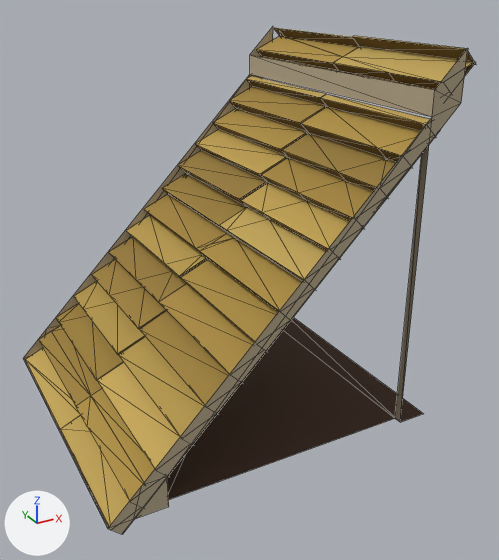
The glTF model houses/roof-high-thatch.glb, before and after one commit.
Camera for both pictures: a 50 mm lens placed at (-0.917, -1.892, 1.312), pointed at (0.063, -0.11, 0.421). Every picture has the same lights, and +X, +Y and +Z are marked at lower left. The picture after the commit comes second. Mesh edges are drawn as thin lines. Vertices at exactly the same position are counted once.

The first picture shows 'roof-high-thatch'.
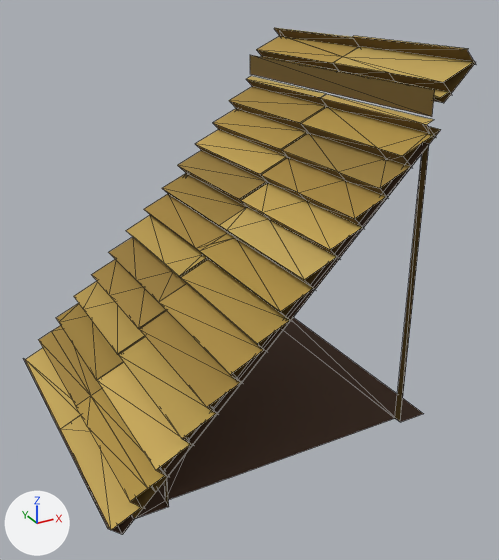
Pixel boxes (x1, y1, x2, y2) of what changed, in the pictures (499 x 560 px):
```json
{"object": "roof-high-thatch", "change": "reshaped", "before": [23, 27, 476, 535], "after": [23, 28, 476, 535]}
{"part": 1, "of": "me_roof_high_thatch", "change": "deleted", "before": [108, 48, 468, 534]}
{"part": 2, "of": "me_roof_high_thatch", "change": "deleted", "before": [24, 27, 273, 359]}
{"part": 3, "of": "me_roof_high_thatch", "change": "recoloured", "before": [250, 55, 435, 422], "after": [164, 55, 435, 506]}
```

Edits to the scene script, one JSON object a line:
```json
{"block": "me_roof_high_thatch", "where": "# used by ob_roof_high_thatch; location = (0.0, 0.0, 0.0)"}
{"op": "remove", "block": "me_roof_high_thatch", "code": "me_roof_high_thatch.from_pydata(...)  # 286 vertices, 248 faces; spans x -0.571..0.537, y -0.5..0.5, z -0.037..1.141"}
{"op": "add", "block": "me_roof_high_thatch", "code": "me_roof_high_thatch.from_pydata(...)  # 280 vertices, 230 faces; spans x -0.571..0.537, y -0.5..0.5, z -0.037..1.138"}
{"block": "me_roof_high_thatch", "change": "me_roof_high_thatch part 1"}
{"block": "me_roof_high_thatch", "change": "3 vertices are removed from x -0.471..0.5, y -0.5, z 0.1..1.141"}
{"block": "me_roof_high_thatch", "change": "9 faces are deleted"}
{"block": "me_roof_high_thatch", "change": "me_roof_high_thatch part 2"}
{"block": "me_roof_high_thatch", "change": "3 vertices are removed from x -0.471..0.5, y 0.5, z 0.1..1.141"}
{"block": "me_roof_high_thatch", "change": "9 faces are deleted"}
{"block": "me_roof_high_thatch", "change": "me_roof_high_thatch part 3: 10 kept faces spanning x -0.4..0.4, y -0.5..0.5, z 0.0..1.041 get new vertex colours; the middle colour goes from beige #b6a78b to brown #6c5522"}
```
